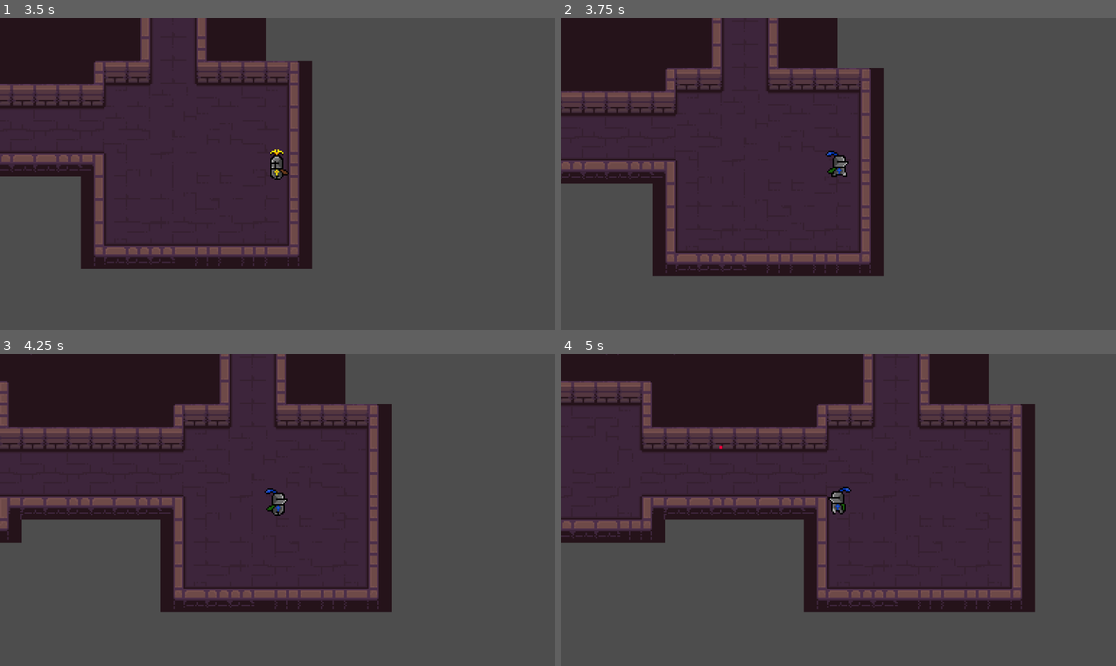
Above: before the commit, frames 1-4 (two rows, left to right).
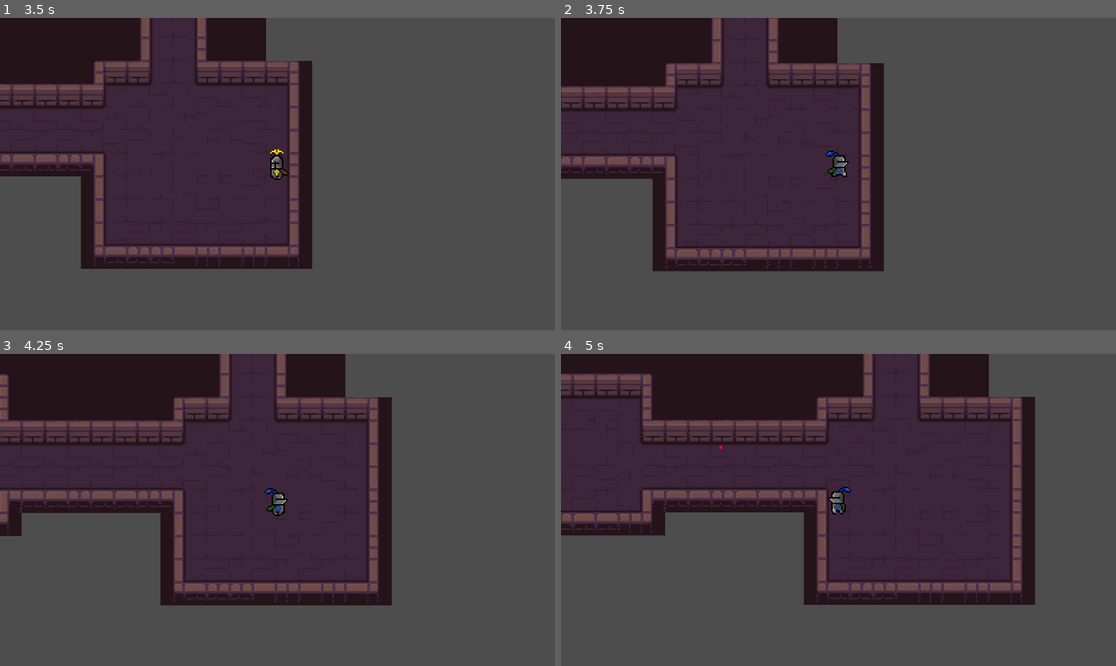
Above: after the commit, the same moments.

Repository: Mlee671/too-many-cats-
Game: Godot game, scene res://Scenes/main.tscn
The game is run twice, just before and just after one commit, with the same random seed, the same clock (stepped at 60 frames per second) and the same inputs.
Inputs (mouse positions are in pixels of both pictures, inside the frame that each line leads up to):
- Up to frame 1 (3.5 s): move the mouse to (399, 158) at 0.52 s; hold Right (Right) 0.53-1.28 s; tap Space (ability) at 0.6, 2.85 s; move the mouse to (166, 189) at 1.27 s; hold S (Down) 1.28-2.03 s; right-click (166, 189) at 1.35 s; move the mouse to (333, 105) at 2.02 s; press the mouse at (333, 105) at 2.03 s; hold Right (Right) 2.03-2.78 s; move the mouse to (249, 236) at 2.77 s; release the mouse at (249, 236) at 2.78 s; hold W (Up) from 2.78 s (still down)
- Up to frame 2 (3.75 s): move the mouse to (1005, 220) at 3.52 s; release W (Up) at 3.53 s; hold A (Left) from 3.53 s (still down); right-click (1005, 220) at 3.6 s
- Up to frame 3 (4.25 s): keep holding A (Left)
- Up to frame 4 (5 s): keep holding A (Left); move the mouse to (672, 463) at 4.27 s; click (672, 463) at 4.35 s

Frame 1 is identical in both runs. In frame 2, 6.3% of the frame differs, in the area x 0-59%, y 0-83%; in frame 3, 8.7%; in frame 4, 11%, in the area x 0-86%, y 0-83%.

Commit message:
feat: create swtich_to function that takes a string input of the character you want to switch to, main now switches to the blue knight element onready

Diff:
--- a/Scenes/character_manager.gd
+++ b/Scenes/character_manager.gd
@@ -40,9 +40,10 @@
 	call_deferred("_do_switch_to", target_character)
 	pass
 
-func _do_swtich_to(target_character: String):
+func _do_switch_to(target_character: String):
 	var old_node = get_parent().get_node("character_slot")
-	var new_node = characters.get(target_character)
+	var new_node = character_scenes[characters.get(target_character)]
+	print(new_node)
 	var parent = old_node.get_parent()
 
 	new_node.global_position = old_node.global_position
--- a/entity/character_scenes/blue_knight.tscn
+++ b/entity/character_scenes/blue_knight.tscn
@@ -88,7 +88,6 @@
 }]
 
 [node name="BlueKnight" type="CharacterBody2D" unique_id=2044665017]
-position = Vector2(0, 4)
 script = ExtResource("1_a3m1w")
 
 [node name="CollisionShape2D" type="CollisionShape2D" parent="." unique_id=1575622610]
--- a/entity/character_scenes/yellow_knight.tscn
+++ b/entity/character_scenes/yellow_knight.tscn
@@ -90,6 +90,7 @@
 
 [node name="AnimatedSprite2D" parent="char_visual" parent_id_path=PackedInt32Array(569010630) index="0" unique_id=1946509894]
 sprite_frames = SubResource("SpriteFrames_bk7k0")
+animation = &"idle"
 frame_progress = 0.0
 
 [node name="Stats" parent="." index="5" unique_id=201965470]
